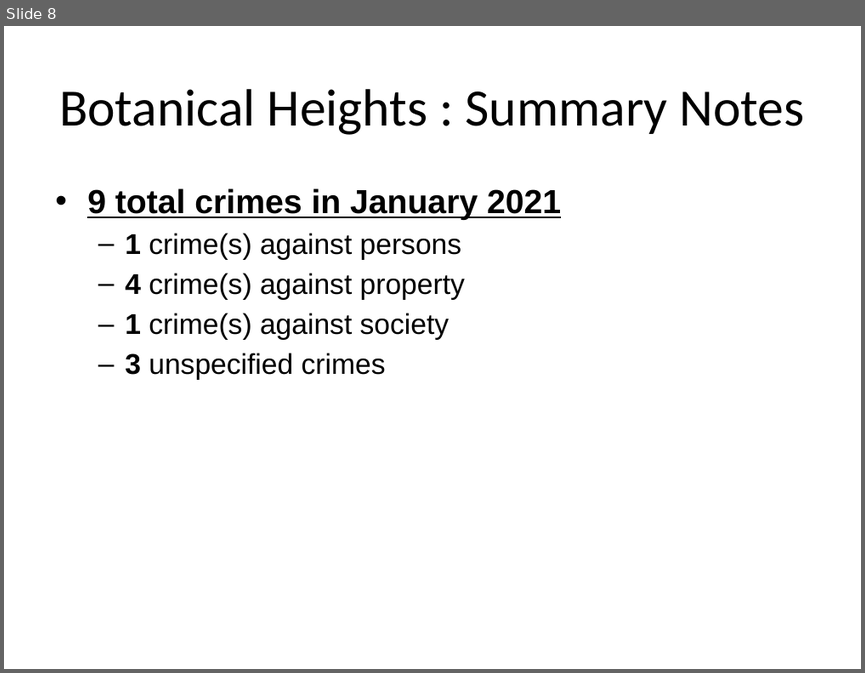
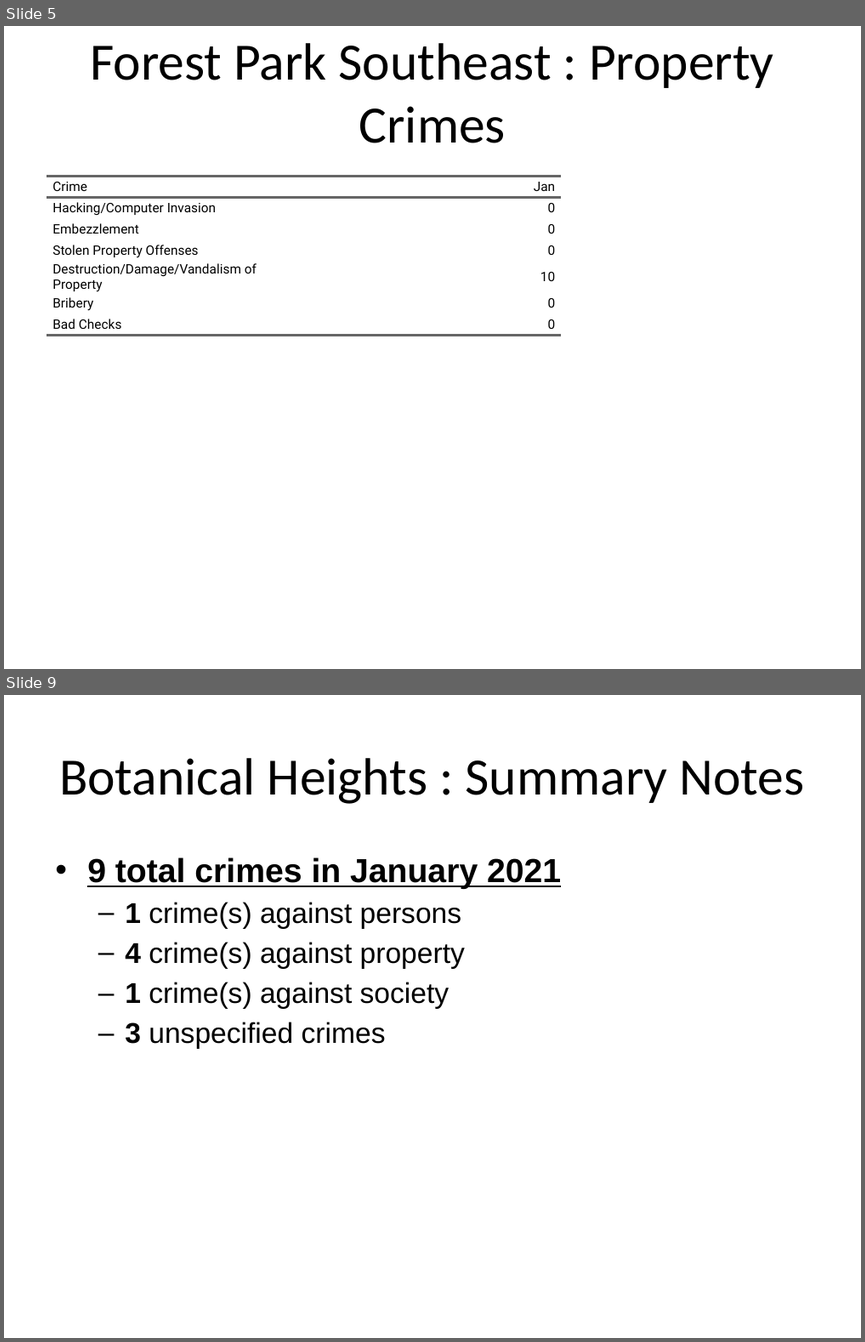
Before and after one commit to wumcrc/monthly-crime-reports, a slide deck: NIBRS/results/test.pptx. Shown one above the other, each under a label of ours: slide 8 before the commit, slides 5 and 9 after it; the slides between them are not shown. The pictures are 865x673 and 865x1342 pixels, drawn with LibreOffice and Linux fonts; fonts in the diff are those of the drawing. Boxes give left, top, right and bottom in pixels: in the first picture for what was removed or moved away, otherwise in the second. Text is boxed around its words. In the diff, an @@ line names an element or a change of style, - is before the commit and + after.

```diff
--- a/NIBRS/results/test.pptx
+++ b/NIBRS/results/test.pptx
@@ slide 5 added at (x1=4, y1=26, x2=861, y2=669), background #FFFFFF @@
@@ title added at (x1=90, y1=43, x2=773, y2=143), 44 pt, text #000000 @@
+Forest Park Southeast : Property Crimes
@@ table added at (x1=46, y1=176, x2=561, y2=600), 7 rows, 2 columns @@
+Crime | Jan
+Hacking/Computer Invasion | 0
+Embezzlement | 0
+Stolen Property Offenses | 0
+Destruction/Damage/Vandalism of Property | 10
+Bribery | 0
+Bad Checks | 0
@@ what was slide 8 is now slide 9 @@
```
Also in this commit, not shown: 12 slides changed, 2 other slides added, 1 other file.
